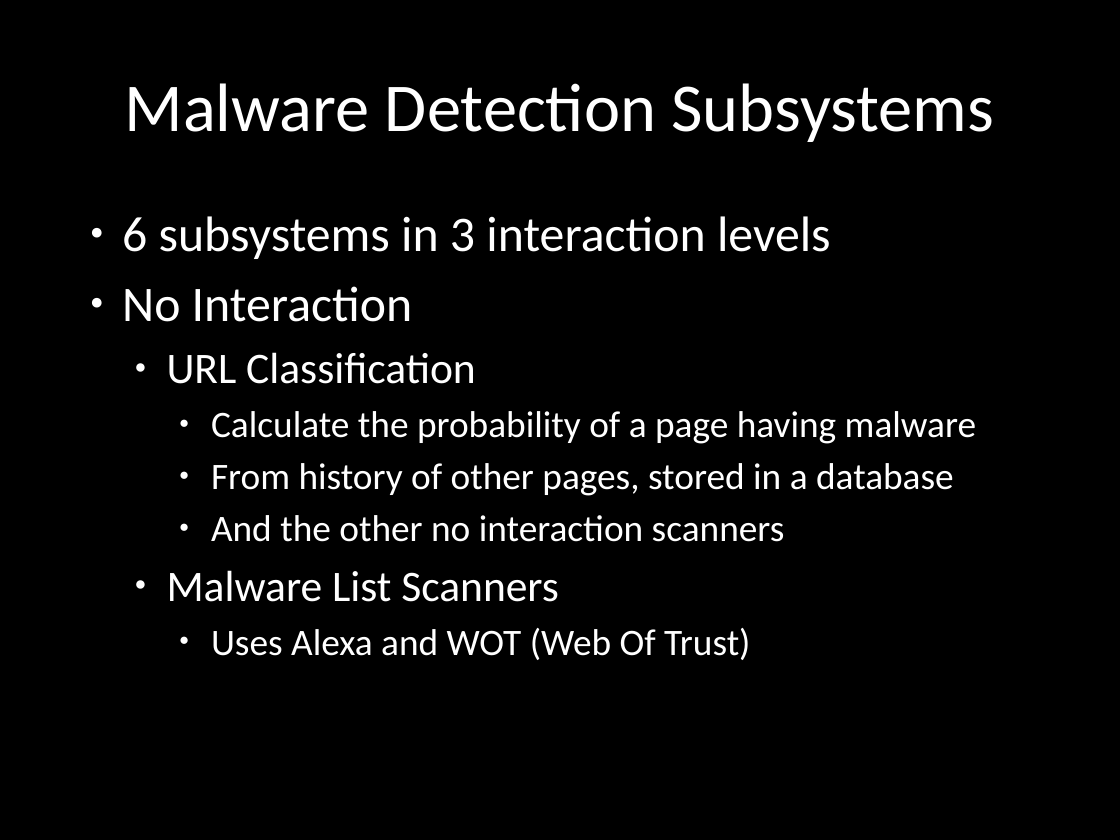
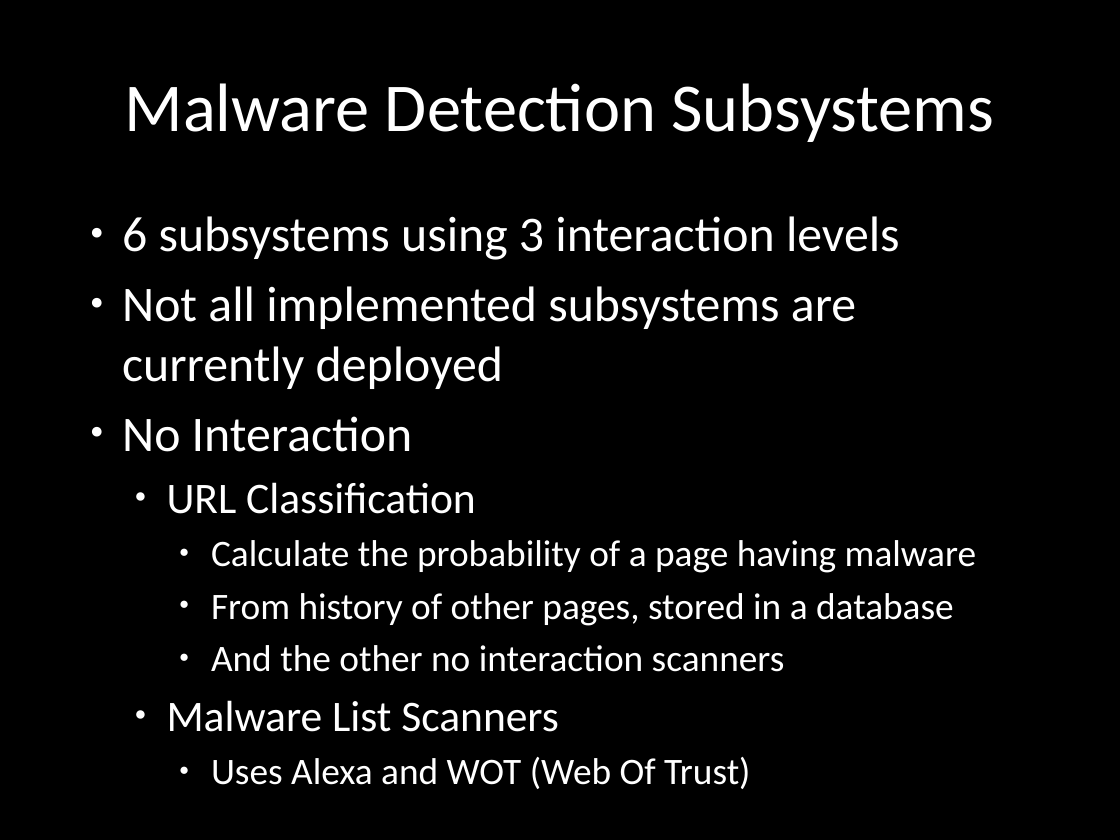
Before and after one commit to chrissorchard/malucrawl, a slide deck: slide 9 of doc/pres3/wk12-progress.pptx (slide 8 before the commit). Drawn at 1120x840 pixels with LibreOffice and Linux fonts; fonts in the diff are those of the drawing; background and template pictures are left out. Boxes give left, top, right and bottom in pixels: in the first picture for what was removed or moved away, otherwise in the second. Text is boxed around its words. In the diff, an @@ line names an element or a change of style, - is before the commit and + after.

```diff
--- a/doc/pres3/wk12-progress.pptx
+++ b/doc/pres3/wk12-progress.pptx
@@ text at box(122, 216, 900, 389): text changed @@
-● 6 subsystems in 3 interaction levels
+● 6 subsystems using 3 interaction levels
+● Not all implemented subsystems are currently deployed
```
Also in this commit, not shown: 3 other slides changed, 7 slides added, 4 slides removed.
